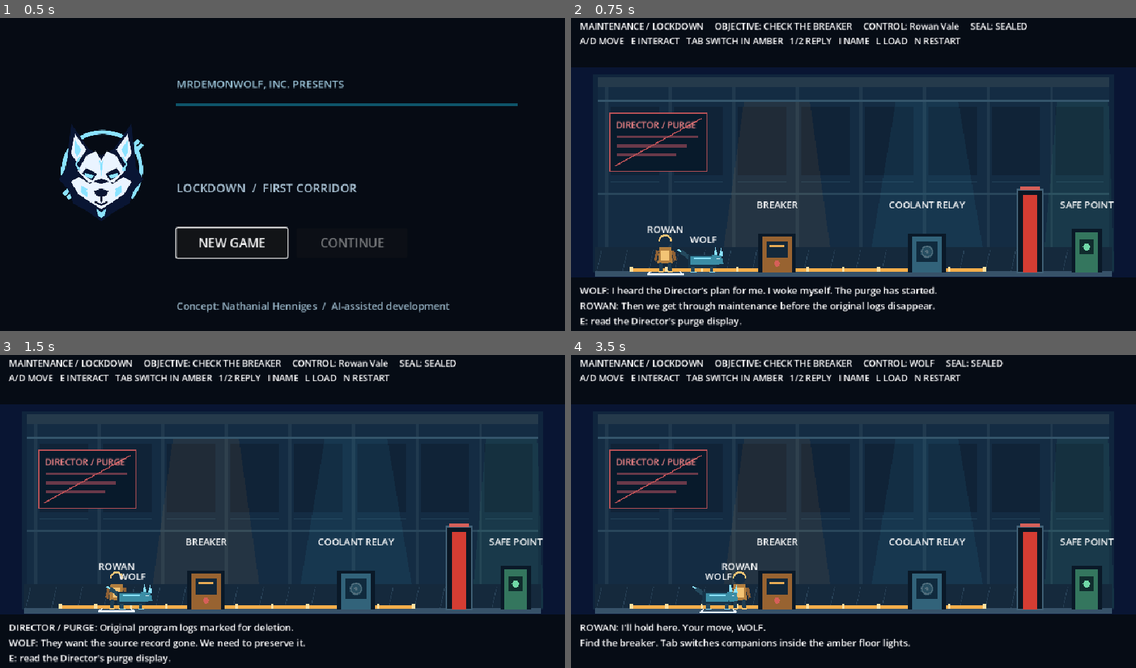
Above: before the commit, frames 1-4 (two rows, left to right).
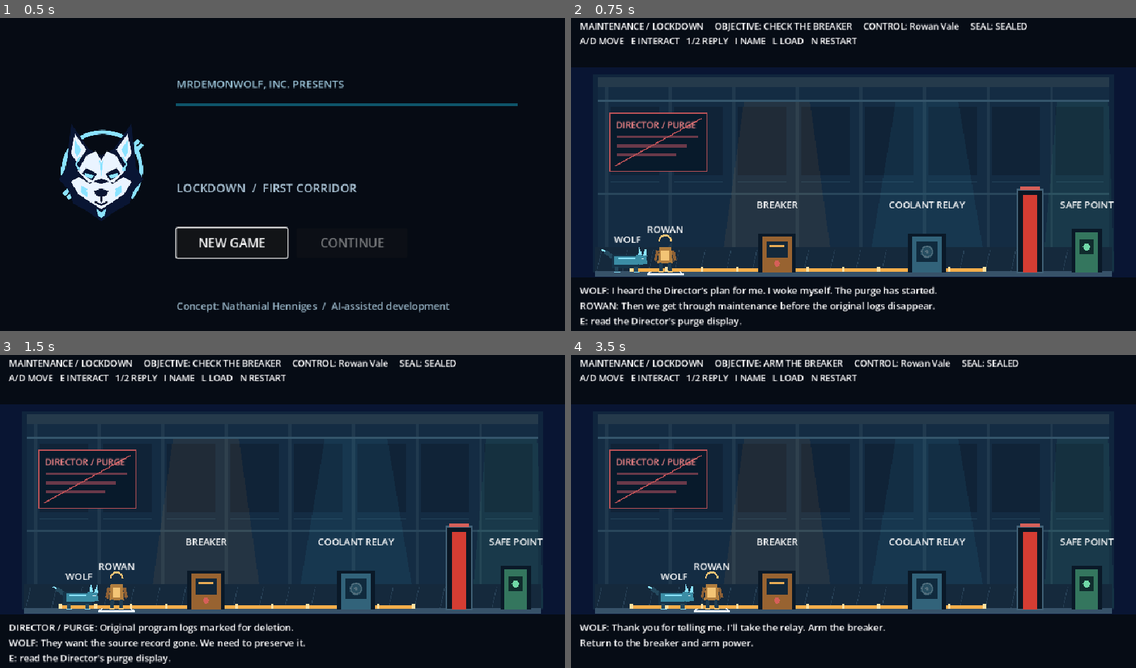
Above: after the commit, the same moments.

Repository: MrDemonWolf/wolf-override
Game: Godot game, scene res://scenes/main.tscn
The game is run twice, just before and just after one commit, with the same random seed, the same clock (stepped at 60 frames per second) and the same inputs.
Inputs:
- Up to frame 1 (0.5 s): no input
- Up to frame 2 (0.75 s): click "NEW GAME" at 0.5 s
- Up to frame 3 (1.5 s): tap Enter at 1.25 s; hold D (move_right) from 1.28 s (still down); tap E (interact) at 1.35 s
- Up to frame 4 (3.5 s): tap Tab (switch_actor, bound only before the commit) at 1.55, 2.1, 3.05 s; tap E (interact) at 2.3 s; release D (move_right) at 2.78 s; hold A (move_left) from 2.78 s (still down); tap 1 (choice_1) at 2.85 s

Frame 1 is identical in both runs. In frame 2, 1.3% of the frame differs, in the area x 5-69%, y 6-82%; in frame 3, 1.2%; in frame 4, 4.2%, in the area x 1-80%, y 1-94%.

Commit message:
game: make engineer the sole playable character

Diff:
--- a/apps/game/scenes/main.tscn
+++ b/apps/game/scenes/main.tscn
@@ -59,7 +59,7 @@
 text = "ROWAN"
 
 [node name="Wolf" type="CharacterBody2D" parent="."]
-position = Vector2(225, 423)
+position = Vector2(96, 423)
 collision_mask = 2
 script = ExtResource("2_actor")
 actor_id = &"wolf"
--- a/apps/game/scripts/m0_actor.gd
+++ b/apps/game/scripts/m0_actor.gd
@@ -4,13 +4,23 @@
 @export var actor_id: StringName = &"human"
 
 var controlled: bool = false
+var follow_target: Node2D
 
 const WALK_SPEED: float = 190.0
+const FOLLOW_SPEED: float = 220.0
+const FOLLOW_GAP: float = 64.0
 const GRAVITY: float = 900.0
 
 
 func _physics_process(delta: float) -> void:
-	velocity.x = Input.get_axis(&"move_left", &"move_right") * WALK_SPEED if controlled else 0.0
+	if controlled:
+		velocity.x = Input.get_axis(&"move_left", &"move_right") * WALK_SPEED
+	elif follow_target != null:
+		var target_x: float = clampf(follow_target.position.x - FOLLOW_GAP, 40.0, 920.0)
+		var distance: float = target_x - position.x
+		velocity.x = clampf(distance / delta, -FOLLOW_SPEED, FOLLOW_SPEED) if absf(distance) > 2.0 else 0.0
+	else:
+		velocity.x = 0.0
 	if is_on_floor():
 		velocity.y = 0.0
 	else:
--- a/apps/game/scripts/m0_state.gd
+++ b/apps/game/scripts/m0_state.gd
@@ -1,7 +1,7 @@
 class_name M0State
 extends RefCounted
 
-const SAVE_VERSION: int = 1
+const SAVE_VERSION: int = 2
 const SAVE_PATH: String = "user://m0-save.json"
 const EVENT_ID: String = "relay_disagreement"
 const DISCLOSE: String = "disclose_risk"
@@ -15,7 +15,7 @@
 var active_actor: String = "human"
 var name_index: int = 0
 var human_position: Vector2 = Vector2(160.0, 410.0)
-var wolf_position: Vector2 = Vector2(225.0, 423.0)
+var wolf_position: Vector2 = Vector2(96.0, 423.0)
 var memory: Dictionary = {}
 var breaker_armed: bool = false
 var door_open: bool = false
@@ -91,7 +91,7 @@
 	return {
 		"version": SAVE_VERSION,
 		"identity": {"actor_id": "human", "name_index": name_index},
-		"active_actor": active_actor,
+		"active_actor": "human",
 		"positions": {
 			"human": [human_position.x, human_position.y],
 			"wolf": [wolf_position.x, wolf_position.y],
@@ -106,7 +106,7 @@
 	if not (raw is Dictionary):
 		return null
 	var data: Dictionary = raw
-	if not _whole_in_range(data.get("version"), SAVE_VERSION, SAVE_VERSION):
+	if not _whole_in_range(data.get("version"), 1, SAVE_VERSION):
 		return null
 	var raw_identity: Variant = data.get("identity")
 	var raw_positions: Variant = data.get("positions")
@@ -120,7 +120,8 @@
 	var loaded_memory: Dictionary = raw_memory
 	if identity.get("actor_id") != "human" or not _whole_in_range(identity.get("name_index"), 0, HUMAN_NAMES.size() - 1):
 		return null
-	if data.get("active_actor") != "human" and data.get("active_actor") != "wolf":
+	var legacy_wolf_save: bool = data.get("version") == 1 and data.get("active_actor") == "wolf"
+	if data.get("active_actor") != "human" and not legacy_wolf_save:
 		return null
 	if not _valid_position(positions.get("human")) or not _valid_position(positions.get("wolf")):
 		return null
@@ -150,9 +151,11 @@
 		return null
 	var state: M0State = M0State.new()
 	state.name_index = int(identity["name_index"])
-	state.active_actor = str(data["active_actor"])
-	state.human_position = Vector2(float(positions["human"][0]), float(positions["human"][1]))
-	state.wolf_position = Vector2(float(positions["wolf"][0]), float(positions["wolf"][1]))
+	state.active_actor = "human"
+	var human_x: float = float(positions["wolf"][0]) if legacy_wolf_save else float(positions["human"][0])
+	state.human_position = Vector2(human_x, float(positions["human"][1]))
+	var wolf_x: float = clampf(human_x - 64.0, 40.0, 920.0) if legacy_wolf_save else float(positions["wolf"][0])
+	state.wolf_position = Vector2(wolf_x, float(positions["wolf"][1]))
 	state.memory = loaded_memory.duplicate(true)
 	if not state.memory.is_empty():
 		state.memory["sequence"] = int(state.memory["sequence"])
--- a/apps/game/scripts/main.gd
+++ b/apps/game/scripts/main.gd
@@ -18,6 +18,7 @@
 var save_path: String = M0State.SAVE_PATH
 var title_open: bool = true
 var waiting_for_choice: bool = false
+var relay_refused: bool = false
 var status_line: String = "WOLF: I heard the Director's plan for me. I woke myself. The purge has started."
 var door_tween: Tween
 
@@ -100,8 +101,6 @@
 			_choose(M0State.DISCLOSE)
 		elif Input.is_action_just_pressed(&"choice_2"):
 			_choose(M0State.PRESS)
-	elif Input.is_action_just_pressed(&"switch_actor"):
-		_switch_actor()
 	elif Input.is_action_just_pressed(&"cycle_name"):
 		state.cycle_name()
 		status_line = "WOLF: %s. That name sounds like you." % state.human_name()
@@ -115,6 +114,7 @@
 	title_screen.hide()
 	state = M0State.new()
 	waiting_for_choice = false
+	relay_refused = false
 	_sync_scene()
 	status_line = "WOLF: I heard the Director's plan for me. I woke myself. The purge has started.\n%s: Then we get through maintenance before the original logs disappear." % state.human_name().get_slice(" ", 0).to_upper()
 
@@ -128,26 +128,13 @@
 	title_screen.hide()
 	state = loaded
 	waiting_for_choice = false
+	relay_refused = false
 	_sync_scene()
 	status_line = "Safe point restored. " + state.checkpoint_callback()
 
 
-func _switch_actor() -> void:
-	var actor: M0Actor = human if state.active_actor == "human" else wolf
-	if actor.position.x < 100.0 or actor.position.x > 700.0:
-		status_line = "Switch where the amber floor lights are still on."
-		return
-	state.active_actor = "wolf" if state.active_actor == "human" else "human"
-	_update_controls()
-	if state.active_actor == "wolf":
-		status_line = "%s: I'll hold here. Your move, WOLF." % state.human_name().get_slice(" ", 0).to_upper()
-	else:
-		status_line = "WOLF: I'll hold here. Your move, %s." % state.human_name().get_slice(" ", 0)
-
-
 func _interact() -> void:
-	var actor: M0Actor = human if state.active_actor == "human" else wolf
-	var x: float = actor.position.x
+	var x: float = human.position.x
 	if x <= 230.0:
 		status_line = "DIRECTOR / PURGE: Original program logs marked for deletion.\nWOLF: They want the source record gone. We need to preserve it."
 	elif absf(x - 350.0) <= 52.0:
@@ -161,9 +148,7 @@
 
 
 func _interact_breaker() -> void:
-	if state.active_actor != "human":
-		status_line = "WOLF: I can read the relay label. %s, you know what that maintenance fault means." % state.human_name().get_slice(" ", 0)
-	elif state.memory.is_empty():
+	if state.memory.is_empty():
 		waiting_for_choice = true
 		_update_controls()
 		status_line = "WOLF: You know what 'coolant fault' means. What happens if I touch the live relay?\n1  \"%s\"\n2  \"%s\"" % [M0State.CHOICE_TEXT[M0State.DISCLOSE], M0State.CHOICE_TEXT[M0State.PRESS]]
@@ -186,12 +171,17 @@
 
 
 func _interact_relay() -> void:
-	var result: String = state.activate_power(state.active_actor)
+	var relay_actor: String = "human" if relay_refused else "wolf"
+	if relay_actor == "wolf" and state.breaker_armed and not state.door_open and state.memory.get("choice_id") == M0State.DISCLOSE and absf(wolf.position.x - 605.0) > 32.0:
+		status_line = "WOLF: Step a little right and give me room at the contact."
+		return
+	var result: String = state.activate_power(relay_actor)
 	match result:
 		"not_ready":
 			status_line = "The relay is dark. Speak at the breaker and arm the power first."
 		"refused":
-			status_line = "WOLF: I said no. I'll watch the seal while you take the bypass."
+			relay_refused = true
+			status_line = "WOLF: I said no. I won't take the live contact. Press E again for the manual bypass."
 		"cooperate":
 			status_line = "WOLF holds the live contact by choice. %s keeps the breaker on; the red seal rises." % state.human_name().get_slice(" ", 0)
 		"fallback":
@@ -249,23 +239,22 @@
 
 
 func _update_controls() -> void:
-	human.controlled = not title_open and not waiting_for_choice and state.active_actor == "human"
-	wolf.controlled = not title_open and not waiting_for_choice and state.active_actor == "wolf"
+	human.controlled = not title_open and not waiting_for_choice
+	wolf.controlled = false
+	wolf.follow_target = human if human.controlled else null
 	human.queue_redraw()
 	wolf.queue_redraw()
 
 
 func _refresh_ui() -> void:
-	var active: String = "WOLF" if state.active_actor == "wolf" else state.human_name()
 	var door_status: String = "OPEN" if state.door_open else "SEALED"
 	human_tag.text = state.human_name().get_slice(" ", 0).to_upper()
-	hud.text = "MAINTENANCE / LOCKDOWN     OBJECTIVE: %s     CONTROL: %s     SEAL: %s\nA/D MOVE   E INTERACT   TAB SWITCH IN AMBER   1/2 REPLY   I NAME   L LOAD   N RESTART" % [_objective(), active, door_status]
+	hud.text = "MAINTENANCE / LOCKDOWN     OBJECTIVE: %s     CONTROL: %s     SEAL: %s\nA/D MOVE   E INTERACT   1/2 REPLY   I NAME   L LOAD   N RESTART" % [_objective(), state.human_name(), door_status]
 	story.text = status_line if waiting_for_choice else status_line + "\n" + _context_hint()
 
 
 func _context_hint() -> String:
-	var actor: M0Actor = human if state.active_actor == "human" else wolf
-	var x: float = actor.position.x
+	var x: float = human.position.x
 	if state.checkpoint_reached:
 		return "Safe for now. The Director's purge is still running."
 	if state.door_open:
@@ -281,16 +270,14 @@
 	if absf(x - 605.0) <= 52.0:
 		if not state.breaker_armed:
 			return "The relay is dark. Return to the breaker first."
-		if state.active_actor == "wolf":
-			if state.memory.get("choice_id") == M0State.PRESS:
-				return "WOLF refused the contact. Tab to the engineer for the bypass."
-			return "E: let WOLF take the live relay."
-		return "E: use the manual bypass; Tab lets WOLF take the relay."
+		if not relay_refused and state.memory.get("choice_id") == M0State.DISCLOSE and absf(wolf.position.x - 605.0) > 32.0:
+			return "Step a little right and give WOLF room at the contact."
+		return "E: take the manual bypass. WOLF refused the live contact." if relay_refused else "E: ask WOLF to take the live relay."
 	if state.breaker_armed:
-		return "Go to the live coolant relay. Tab switches companions in the amber lights."
+		return "Go to the live coolant relay. WOLF is with you."
 	if not state.memory.is_empty():
 		return "Return to the breaker and arm power."
-	return "Find the breaker. Tab switches companions inside the amber floor lights."
+	return "Find the breaker. WOLF will follow your lead."
 
 
 func _objective() -> String:
@@ -309,7 +296,6 @@
 	_add_action(&"move_left", KEY_A, KEY_LEFT)
 	_add_action(&"move_right", KEY_D, KEY_RIGHT)
 	_add_action(&"interact", KEY_E)
-	_add_action(&"switch_actor", KEY_TAB)
 	_add_action(&"choice_1", KEY_1)
 	_add_action(&"choice_2", KEY_2)
 	_add_action(&"cycle_name", KEY_I)
--- a/apps/game/tests/m0_scene_test.gd
+++ b/apps/game/tests/m0_scene_test.gd
@@ -35,6 +35,8 @@
 	_expect(str(game.get("status_line")).contains("I woke myself"), "opening establishes WOLF's own awakening")
 	var state: M0State = game.get("state") as M0State
 	_expect(state.memory.is_empty() and not state.door_open and state.active_actor == "human", "New Game button starts clean")
+	_expect(wolf.position.x < human.position.x and is_equal_approx(human.position.x - wolf.position.x, 64.0), "WOLF starts beside, not inside, the engineer")
+	_expect(human.controlled and not wolf.controlled and not InputMap.has_action(&"switch_actor"), "only the engineer has movement controls")
 	_expect(game.call("_objective") == "CHECK THE BREAKER", "opening points to the first corridor objective")
 	await process_frame
 	await _tap(&"interact")
@@ -42,7 +44,14 @@
 	var start_x: float = human.position.x
 	if not _require(await _walk_to(human, 350.0), "active engineer reaches breaker by moving right"):
 		return
-	_expect(human.position.x > start_x and is_equal_approx(wolf.position.x, 225.0), "inactive WOLF stays at start")
+	_expect(human.position.x > start_x and wolf.position.x > 225.0 and wolf.position.x < human.position.x, "WOLF follows the engineer autonomously")
+	if not _require(await _walk_to(human, 450.0), "engineer can move beyond the breaker"):
+		return
+	if not _require(await _walk_to(human, 350.0), "engineer can backtrack to the breaker"):
+		return
+	for _frame in range(40):
+		await physics_frame
+	_expect(absf(human.position.x - wolf.position.x - 64.0) <= 5.0, "WOLF settles behind the engineer after backtracking")
 	await _tap(&"interact")
 	if not _require(game.get("waiting_for_choice"), "breaker opens authored disagreement"):
 		return
@@ -54,11 +63,16 @@
 	if not _require(state.breaker_armed, "breaker arms after choice"):
 		return
 	_expect(game.call("_objective") == "OPEN THE SEAL", "powered relay becomes the objective")
-	await _tap(&"switch_actor")
-	if not _require(state.active_actor == "wolf" and wolf.controlled, "switches to WOLF in amber zone"):
-		return
-	if not _require(await _walk_to(wolf, 605.0), "WOLF reaches relay by moving right"):
-		return
+	if not _require(await _walk_to(human, 605.0), "engineer reaches relay with WOLF following"):
+		return
+	_expect(not wolf.controlled and wolf.position.x > 400.0 and wolf.position.x < human.position.x, "WOLF stays a companion at the relay")
+	_expect(str(game.call("_context_hint")).contains("give WOLF room"), "relay hint waits for WOLF to reach the contact")
+	await _tap(&"interact")
+	if not _require(not state.door_open and str(game.get("status_line")).contains("give me room"), "early relay request keeps the seal closed until WOLF is near"):
+		return
+	if not _require(await _walk_to(human, 655.0), "engineer gives WOLF room at the contact"):
+		return
+	_expect(absf(wolf.position.x - 605.0) <= 32.0, "WOLF reaches the relay before cooperation")
 	await _tap(&"interact")
 	if not _require(state.door_open and state.route == "cooperate", "WOLF cooperation opens door"):
 		return
@@ -69,7 +83,7 @@
 	_expect(not door_visual.visible, "door retracts after cooperation")
 	await _tap(&"interact")
 	_expect(not door_visual.visible, "reusing the open relay does not replay the door seal")
-	if not _require(await _walk_to(wolf, 876.0), "WOLF walks through opened door to checkpoint"):
+	if not _require(await _walk_to(human, 876.0), "engineer walks through opened door to checkpoint"):
 		return
 	await _tap(&"interact")
 	if not _require(state.checkpoint_reached and FileAccess.file_exists(path), "cooperative checkpoint saves"):
@@ -82,9 +96,9 @@
 	_expect(state.memory.is_empty() and not state.door_open and human.position == state.human_position, "New Game clears current play")
 	await _tap(&"load_game")
 	state = game.get("state") as M0State
-	if not _require(state.to_dict() == saved and state.active_actor == "wolf", "load restores cooperative scene"):
-		return
-	_expect(wolf.position == state.wolf_position and state.checkpoint_callback().contains(State.CHOICE_TEXT[State.DISCLOSE]), "load restores positions and actual callback")
+	if not _require(state.to_dict() == saved and state.active_actor == "human" and human.controlled and not wolf.controlled, "load restores cooperative scene with engineer control"):
+		return
+	_expect(human.position == state.human_position and wolf.position == state.wolf_position and state.checkpoint_callback().contains(State.CHOICE_TEXT[State.DISCLOSE]), "load restores positions and actual callback")
 
 	game.call("_new_game")
 	state = game.get("state") as M0State
@@ -96,29 +110,23 @@
 	await _tap(&"choice_2")
 	if not _require(state.memory.get("choice_id") == State.PRESS, "second dialogue key records pressed risk"):
 		return
+	_expect(str(game.get("status_line")).contains("I won't take that risk blind"), "WOLF refuses the live contact")
 	await _tap(&"interact")
 	if not _require(state.breaker_armed, "fallback breaker arms"):
 		return
-	await _tap(&"switch_actor")
-	if not _require(state.active_actor == "wolf", "fallback switches to WOLF"):
-		return
-	if not _require(await _walk_to(wolf, 605.0), "WOLF reaches relay on fallback play"):
-		return
-	await _tap(&"interact")
-	if not _require(not state.door_open and state.memory.get("choice_id") == State.PRESS, "WOLF refusal preserves choice and locked door"):
-		return
-	_expect(str(game.get("status_line")).contains("I said no"), "WOLF voices his refusal in the corridor")
+	if not _require(await _walk_to(human, 605.0), "engineer reaches manual bypass on fallback play"):
+		return
+	_expect(not state.door_open and str(game.call("_context_hint")).contains("ask WOLF"), "relay first offers WOLF a choice")
+	await _tap(&"interact")
+	if not _require(not state.door_open and state.route.is_empty() and game.get("relay_refused"), "WOLF refuses and keeps the seal closed"):
+		return
+	_expect(str(game.get("status_line")).contains("I said no") and str(game.call("_context_hint")).contains("manual bypass"), "refusal clearly offers the engineer's bypass")
 	Input.action_press(&"move_right")
 	for _frame in range(180):
 		await physics_frame
 	Input.action_release(&"move_right")
-	_expect(wolf.position.x < 760.0, "locked door physically blocks WOLF")
-	if not _require(await _walk_to(wolf, 605.0), "WOLF can return to switching zone after refusal"):
-		return
-	await _tap(&"switch_actor")
-	if not _require(state.active_actor == "human", "fallback switches to engineer"):
-		return
-	if not _require(await _walk_to(human, 605.0), "engineer reaches manual bypass"):
+	_expect(human.position.x < 760.0, "locked door physically blocks the engineer")
+	if not _require(await _walk_to(human, 605.0), "engineer can return to manual bypass after refusal"):
 		return
 	await _tap(&"interact")
 	if not _require(state.door_open and state.route == "fallback", "engineer bypass opens door"):
@@ -137,6 +145,7 @@
 	await _tap(&"load_game")
 	state = game.get("state") as M0State
 	_expect(state.to_dict() == saved and state.checkpoint_callback().contains(State.CHOICE_TEXT[State.PRESS]), "fallback save loads with one accurate memory")
+	_expect(not game.get("relay_refused"), "load clears the transient refusal prompt")
 	game.queue_free()
 	await process_frame
 	game = GAME_SCENE.instantiate() as Node2D
@@ -152,7 +161,7 @@
 	state = game.get("state") as M0State
 	if not _require(not game.get("title_open") and not title_screen.visible, "Continue button starts saved play through its signal"):
 		return
-	_expect(state.to_dict() == saved and state.active_actor == "human" and state.route == "fallback" and state.name_index == 1 and state.memory.get("choice_id") == State.PRESS, "Continue restores actor, puzzle, identity and one accurate memory")
+	_expect(state.to_dict() == saved and state.active_actor == "human" and human.controlled and not wolf.controlled and state.route == "fallback" and state.name_index == 1 and state.memory.get("choice_id") == State.PRESS, "Continue restores engineer control, puzzle, identity and one accurate memory")
 	_expect(human.position == state.human_position and wolf.position == state.wolf_position and state.checkpoint_callback().contains(State.CHOICE_TEXT[State.PRESS]), "Continue restores both actor positions and actual callback")
 
 	DirAccess.remove_absolute(ProjectSettings.globalize_path(path))
--- a/apps/game/tests/m0_state_test.gd
+++ b/apps/game/tests/m0_state_test.gd
@@ -16,7 +16,6 @@
 	_expect(state.activate_power("human") == "fallback" and state.door_open, "human fallback opens door")
 	_expect(state.activate_power("human") == "already_open", "door outcome cannot repeat")
 	_expect(state.reach_checkpoint() and not state.reach_checkpoint(), "checkpoint records once")
-	state.active_actor = "wolf"
 	state.cycle_name()
 	state.human_position = Vector2(605.0, 410.0)
 	state.wolf_position = Vector2(876.0, 423.0)
@@ -24,7 +23,7 @@
 	var decoded: M0State = State.from_dict(JSON.parse_string(JSON.stringify(state.to_dict())))
 	_expect(decoded != null, "JSON state restores")
 	if decoded != null:
-		_expect(decoded.active_actor == "wolf" and decoded.name_index == 1, "actor and draft identity restore")
+		_expect(decoded.active_actor == "human" and decoded.name_index == 1, "engineer control and draft identity restore")
 		_expect(decoded.human_position == state.human_position and decoded.wolf_position == state.wolf_position, "positions restore")
 		_expect(decoded.door_open and decoded.route == "fallback" and decoded.breaker_armed, "puzzle restores")
 		_expect(decoded.memory == state.memory, "actual choice restores without duplicate memory")
@@ -39,6 +38,17 @@
 	var loaded: M0State = State.load_from_disk(path)
 	_expect(loaded != null and loaded.to_dict() == state.to_dict(), "checkpoint file loads full state")
 	DirAccess.remove_absolute(ProjectSettings.globalize_path(path))
+	var legacy_wolf_save: Dictionary = state.to_dict()
+	legacy_wolf_save["version"] = 1
+	legacy_wolf_save["active_actor"] = "wolf"
+	var migrated: M0State = State.from_dict(legacy_wolf_save)
+	_expect(migrated != null, "legacy WOLF-controlled checkpoint loads")
+	if migrated != null:
+		_expect(migrated.active_actor == "human" and migrated.human_position == Vector2(876.0, 410.0), "legacy checkpoint restores engineer at safe point without wolf-height floor overlap")
+		_expect(migrated.wolf_position == Vector2(812.0, 423.0) and migrated.to_dict()["version"] == State.SAVE_VERSION, "legacy companion restores one follow gap left of engineer")
+	var invalid_new_save: Dictionary = state.to_dict()
+	invalid_new_save["active_actor"] = "wolf"
+	_expect(State.from_dict(invalid_new_save) == null, "new saves cannot restore WOLF control")
 
 	var forged: Dictionary = state.to_dict()
 	forged["memory"]["event_id"] = "future_event"
